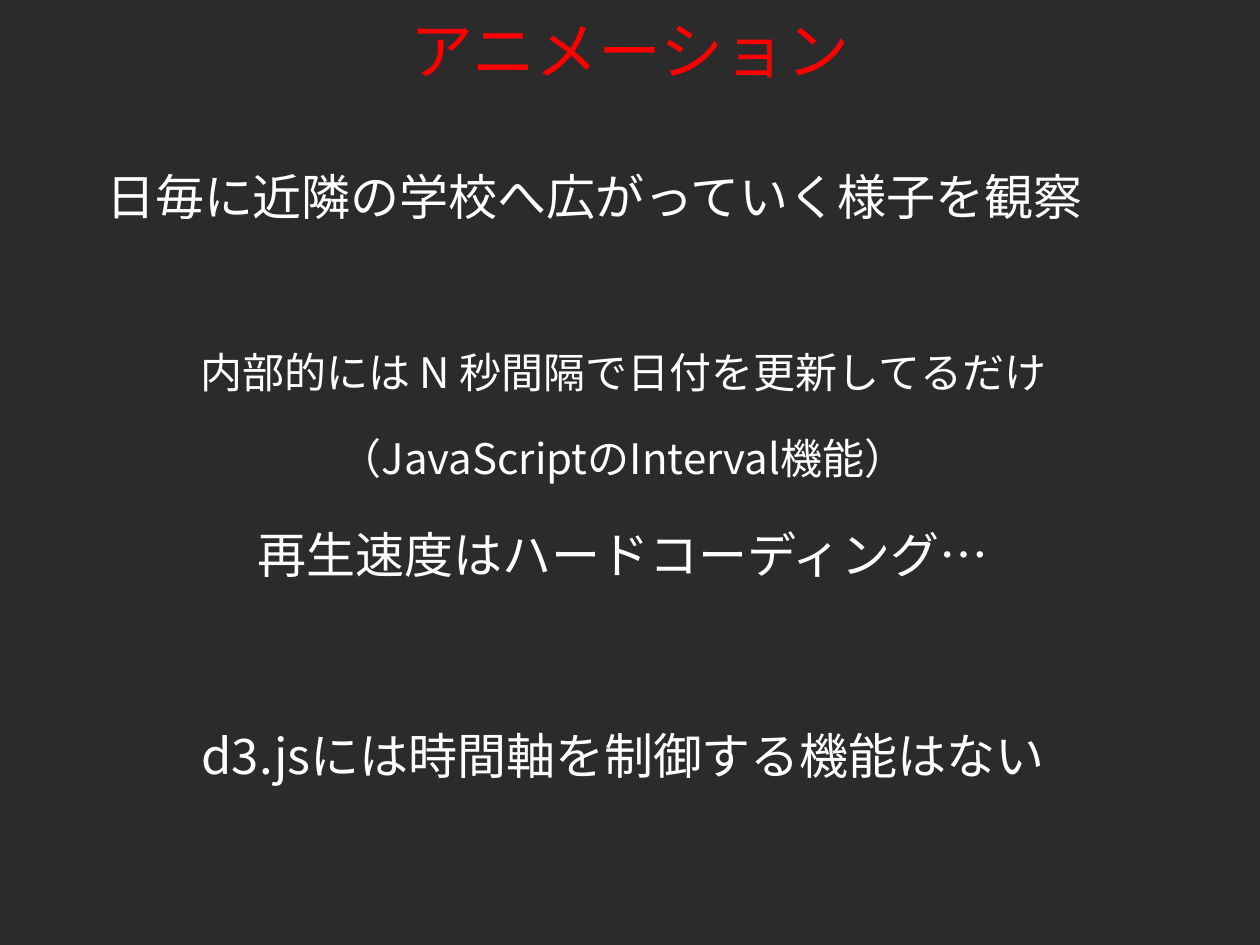
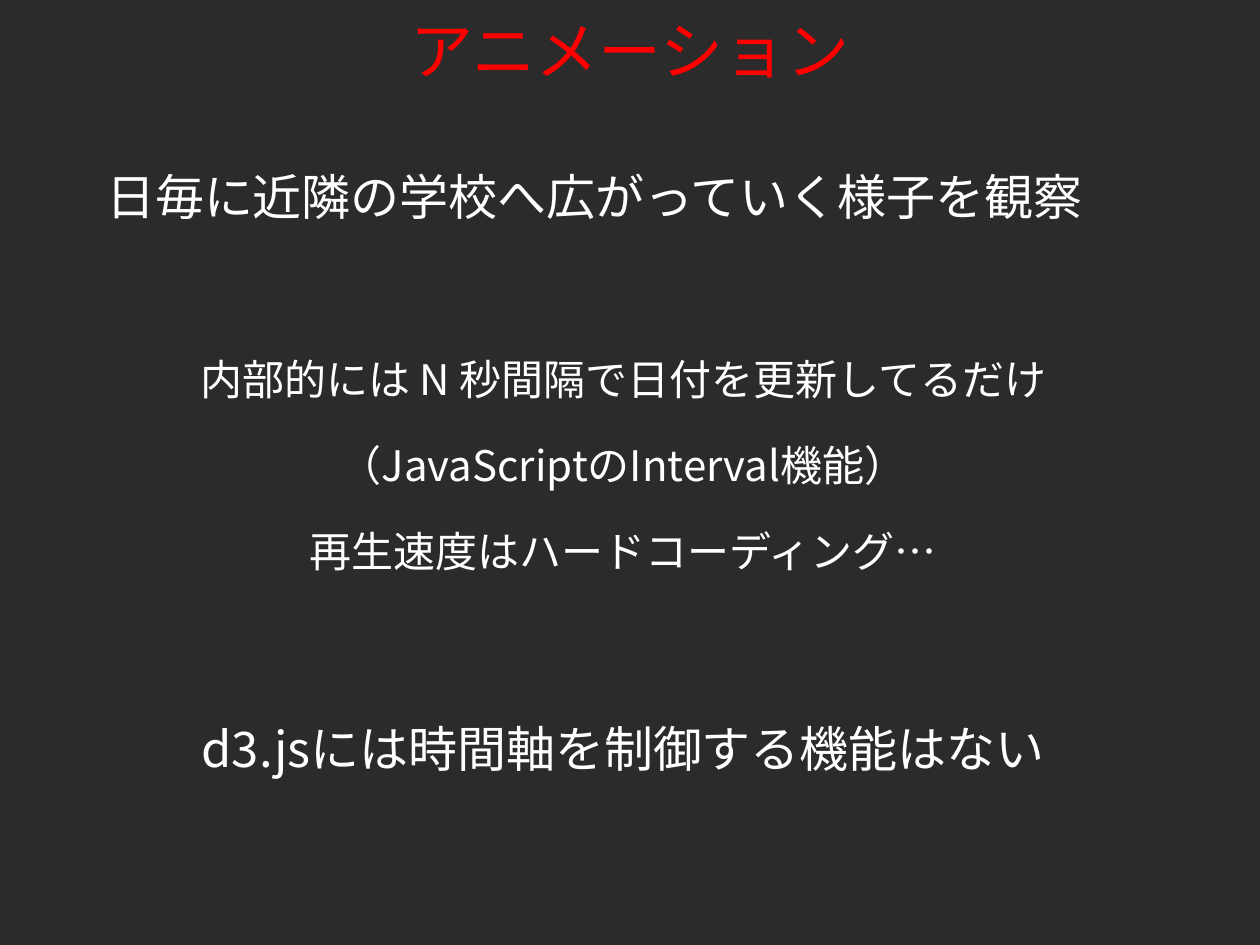
Before and after one commit to tkhrmeme/SapporoSchoolFlu, a slide deck: slide 19 of foss4g_hokkaido_2015_endo.ppt. Drawn at 1260x945 pixels with LibreOffice and Linux fonts; fonts in the diff are those of the drawing; background and template pictures are left out; a plain dark background stands for a picture behind light text. Boxes give left, top, right and bottom in pixels: in the first picture for what was removed or moved away, otherwise in the second. Text is boxed around its words. In the diff, an @@ line names an element or a change of style, - is before the commit and + after.

```diff
--- a/foss4g_hokkaido_2015_endo.ppt
+++ b/foss4g_hokkaido_2015_endo.ppt
@@ text at box(310, 531, 937, 571): size 28 to 24 pt in "再生速度はハードコーディング…"; less space between paragraphs @@
```
Also in this commit, not shown: 5 other slides changed.
